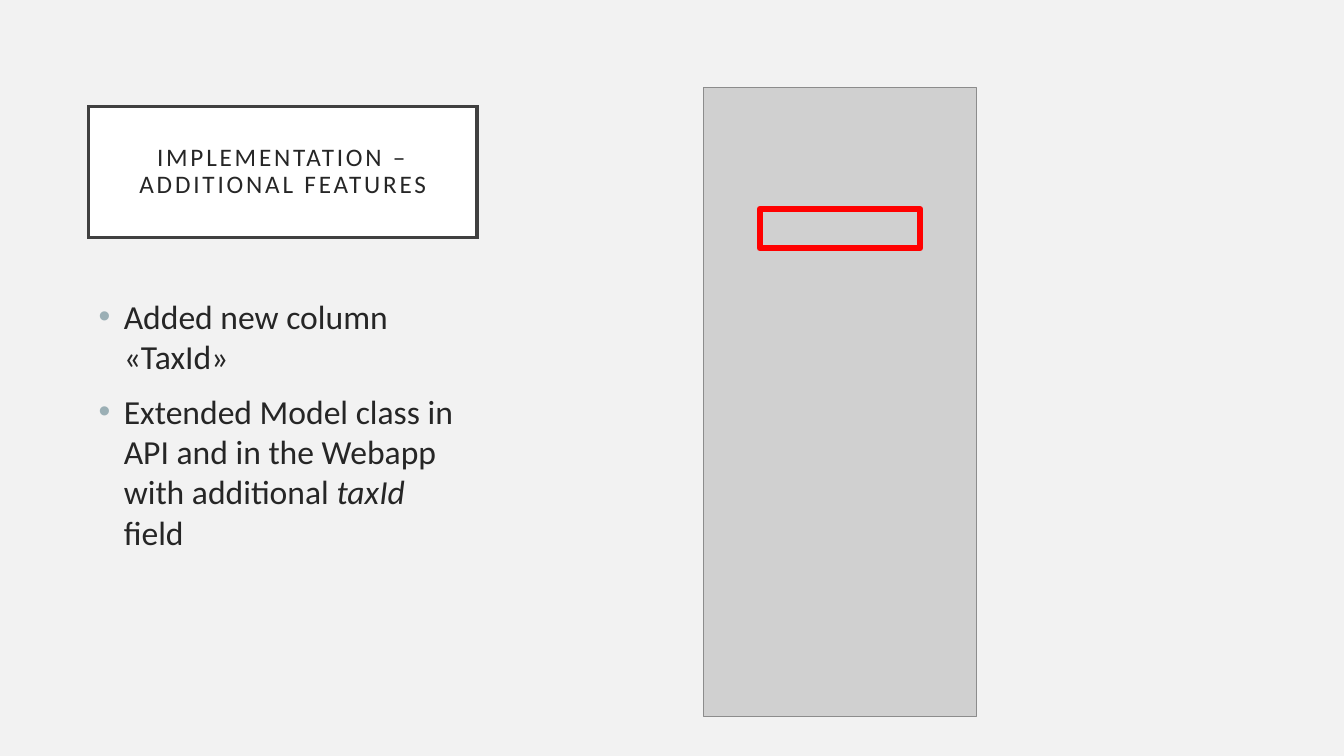
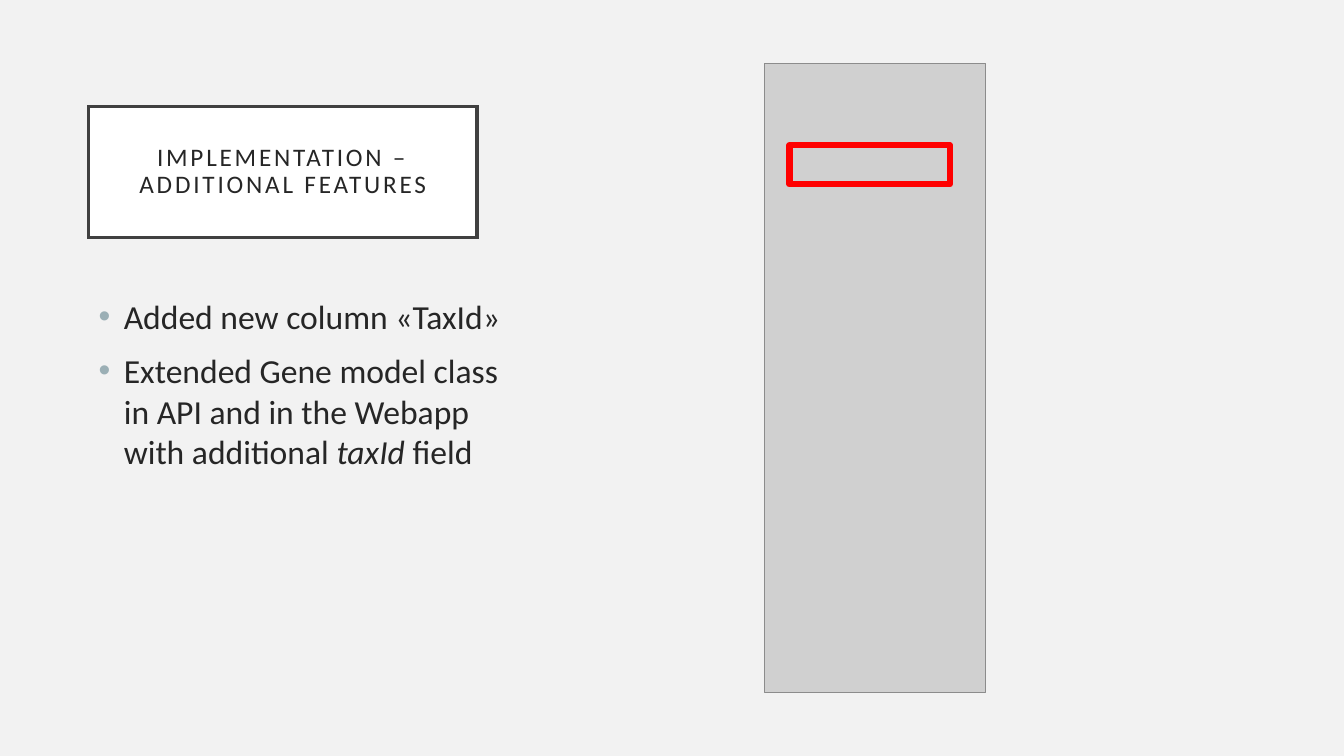
Before and after one commit to G43beli/GENEius, a slide deck: slide 7 of docs/Presentation.pptx. Drawn at 1344x756 pixels with LibreOffice and Linux fonts; fonts in the diff are those of the drawing; grey boxes stand for pictures. Boxes give left, top, right and bottom in pixels: in the first picture for what was removed or moved away, otherwise in the second. Text is boxed around its words. In the diff, an @@ line names an element or a change of style, - is before the commit and + after.

```diff
--- a/docs/Presentation.pptx
+++ b/docs/Presentation.pptx
@@ picture: place and size @@
-picture at (704, 88, 977, 716)
+picture at (765, 64, 986, 693)
@@ rectangle: place and size @@
-rectangle at (760, 209, 921, 248)
+rectangle at (789, 145, 950, 185)
@@ text at (124, 359, 498, 465): text changed @@
-• Extended Model class in API and in the Webapp with additional taxId field
+• Extended Gene model class in API and in the Webapp with additional taxId field
```
Also in this commit, not shown: 9 other slides changed, 3 other files.
